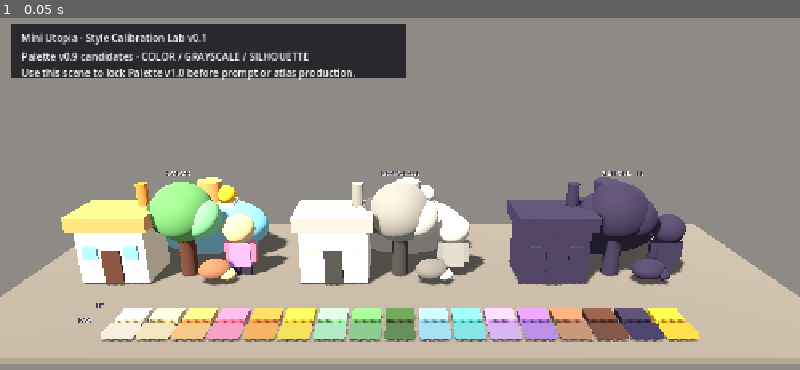
Above: before the commit, frame 1.
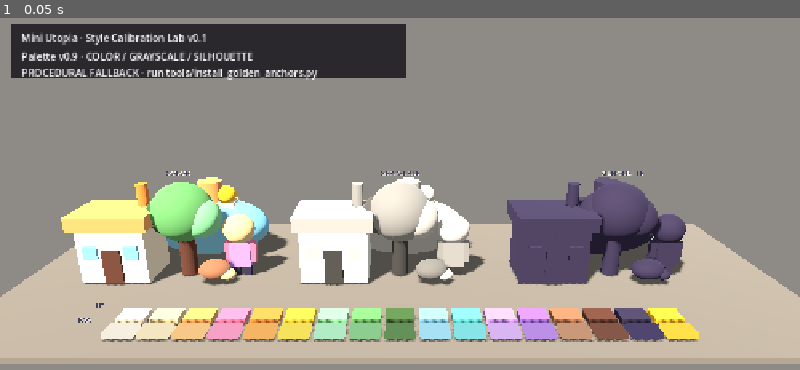
Above: after the commit, the same moment.

Repository: Mrlukahuang/mini-utopia-studio
Game: Godot game, scene res://scenes/style_calibration_lab.tscn
Same seed, same stepped clock (60 frames per second), same inputs: the game is played once before the commit and once after it. This scene is started directly instead of the project's main scene.
Inputs:
- Up to frame 1 (0.05 s): no input

The runs differ from the first frame. In frame 1, 1.1% of the frame differs, in the area x 2-45%, y 9-18%.

Commit message:
Load real Golden anchors into calibration color lane

Diff:
--- a/godot/scripts/style_calibration_lab.gd
+++ b/godot/scripts/style_calibration_lab.gd
@@ -1,6 +1,7 @@
 extends Node3D
 
 const PALETTE_PATH := "res://config/style/core_palette_candidates_v0_9.json"
+const GoldenAnchorRuntime = preload("res://scripts/golden_anchor_runtime.gd")
 
 var palette: Dictionary = {}
 var color_materials: Array[StandardMaterial3D] = []
@@ -138,10 +139,13 @@
     root.position = origin
     add_child(root)
 
-    _build_architecture(root, Vector3(-3.6, 0.0, 0.0), mode)
-    _build_nature(root, Vector3(0.0, 0.0, 0.0), mode)
-    _build_character(root, Vector3(3.0, 0.0, 0.0), mode)
-    _build_hero_mass(root, Vector3(0.3, 0.4, -3.4), mode)
+    if mode == "color" and GoldenAnchorRuntime.has_installed():
+        _build_real_golden_station(root)
+    else:
+        _build_architecture(root, Vector3(-3.6, 0.0, 0.0), mode)
+        _build_nature(root, Vector3(0.0, 0.0, 0.0), mode)
+        _build_character(root, Vector3(3.0, 0.0, 0.0), mode)
+        _build_hero_mass(root, Vector3(0.3, 0.4, -3.4), mode)
 
     var label := Label3D.new()
     label.text = title
@@ -152,6 +156,27 @@
     label.position = Vector3(0.0, 5.85, 0.0)
     label.billboard = BaseMaterial3D.BILLBOARD_ENABLED
     root.add_child(label)
+
+func _build_real_golden_station(parent: Node3D) -> void:
+    # Five representative real assets replace the procedural COLOR lane once
+    # the local Golden lineup has been installed. Grayscale/Silhouette lanes
+    # remain deterministic procedural controls until palette remapping exists.
+    GoldenAnchorRuntime.instantiate_anchor(
+        parent, "medieval_home", Vector3(-3.6, 0.0, 0.0), 4.25
+    )
+    GoldenAnchorRuntime.instantiate_anchor(
+        parent, "forest_tree_round", Vector3(0.0, 0.0, -0.15), 4.75
+    )
+    GoldenAnchorRuntime.instantiate_anchor(
+        parent, "adventurer_knight", Vector3(3.1, 0.0, 0.3), 3.25
+    )
+    GoldenAnchorRuntime.instantiate_anchor(
+        parent, "dungeon_chest", Vector3(-1.85, 0.0, 1.85), 1.1
+    )
+    GoldenAnchorRuntime.instantiate_anchor(
+        parent, "forest_rock", Vector3(1.6, 0.0, 1.65), 1.05
+    )
+
 
 func _build_architecture(parent: Node3D, origin: Vector3, mode: String) -> void:
     _box(parent, origin + Vector3(0.0, 1.5, 0.0), Vector3(3.7, 3.0, 3.0), _color("cream_base"), mode)
@@ -250,5 +275,6 @@
     info.offset_top = 40.0
     info.offset_right = 610.0
     info.offset_bottom = 76.0
-    info.text = "Palette v0.9 candidates · COLOR / GRAYSCALE / SILHOUETTE\nUse this scene to lock Palette v1.0 before prompt or atlas production."
+    var real_state := "REAL GOLDEN ASSETS INSTALLED" if GoldenAnchorRuntime.has_installed() else "PROCEDURAL FALLBACK · run tools/install_golden_anchors.py"
+    info.text = "Palette v0.9 · COLOR / GRAYSCALE / SILHOUETTE\n" + real_state
     panel.add_child(info)
